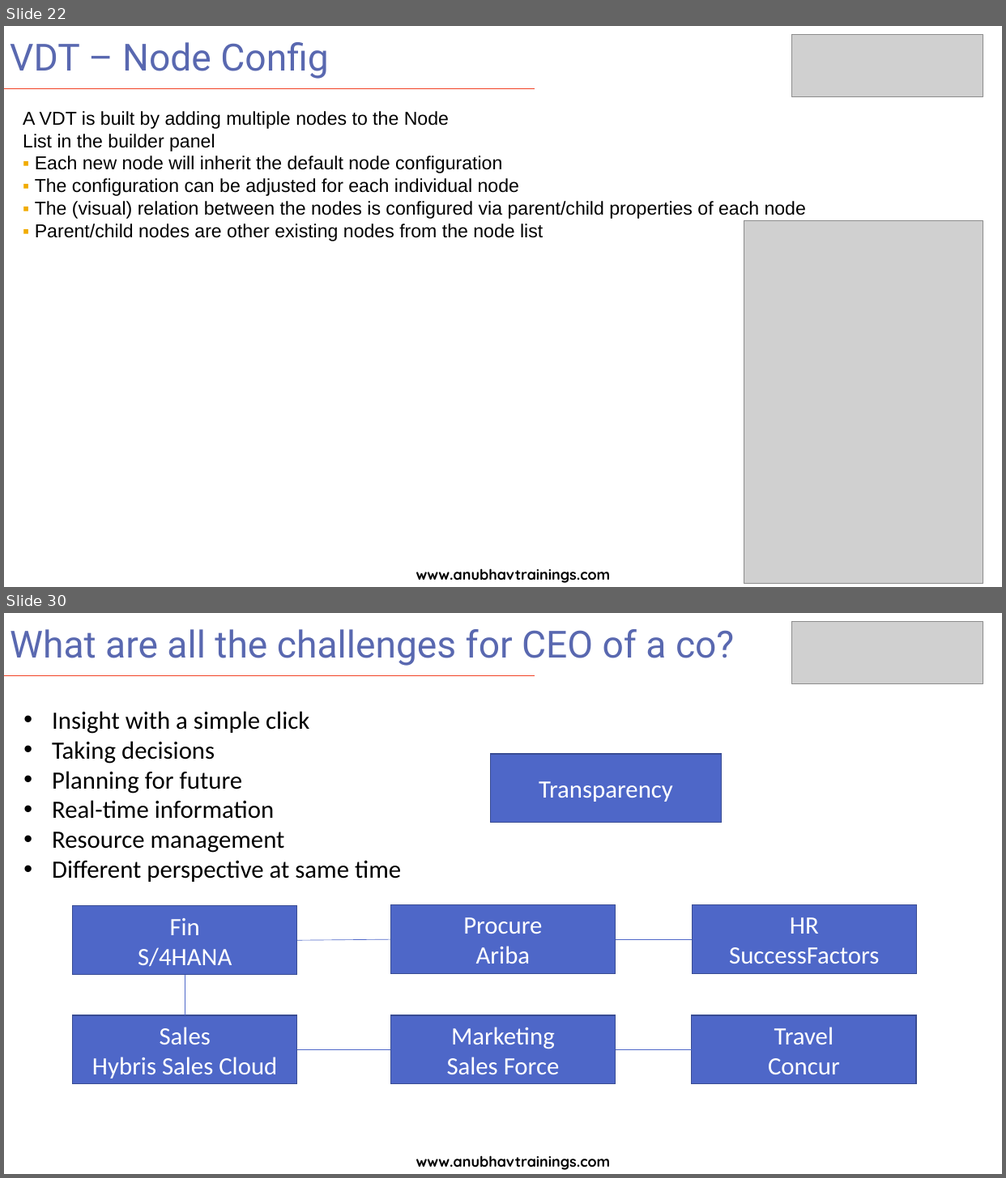
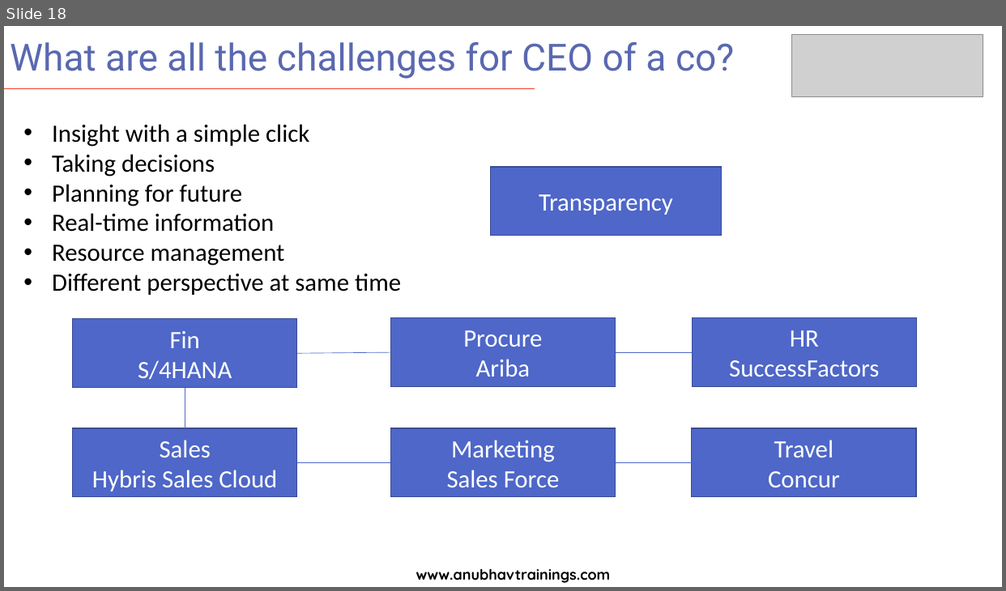
Before and after one commit to soyuztechnologies/SAC_merckgroup, a slide deck: day 9/SAC_Training Day 9.pptx. Shown one above the other, each under a label of ours: slides 22 and 30 before the commit, slide 18 after it; the slides between them are not shown. The pictures are 1006x1178 and 1006x591 pixels, drawn with LibreOffice and Linux fonts; fonts in the diff are those of the drawing; grey boxes stand for pictures. Boxes give left, top, right and bottom in pixels: in the first picture for what was removed or moved away, otherwise in the second. Text is boxed around its words. In the diff, an @@ line names an element or a change of style, - is before the commit and + after.

```diff
--- a/day 9/SAC_Training Day 9.pptx
+++ b/day 9/SAC_Training Day 9.pptx
@@ slide 22 removed at bbox=[4, 26, 1002, 587], background #FFFFFF @@
@@ title removed at bbox=[10, 42, 328, 79] @@
-VDT – Node Config
@@ picture removed at bbox=[792, 35, 983, 97] @@
@@ line removed from (4, 89) to (535, 89) @@
@@ text removed at bbox=[23, 111, 806, 241] @@
-A VDT is built by adding multiple nodes to the Node
-List in the builder panel
-▪ Each new node will inherit the default node configuration
-▪ The configuration can be adjusted for each individual node
-▪ The (visual) relation between the nodes is configured via parent/child properties of each node
-▪ Parent/child nodes are other existing nodes from the node list
@@ picture removed at bbox=[744, 220, 983, 584] @@
@@ text removed at bbox=[416, 569, 611, 583] @@
-www.anubhavtrainings.com
@@ what was slide 30 is now slide 18 @@
```
Also in this commit, not shown: 15 other slides removed, 12 other files.
